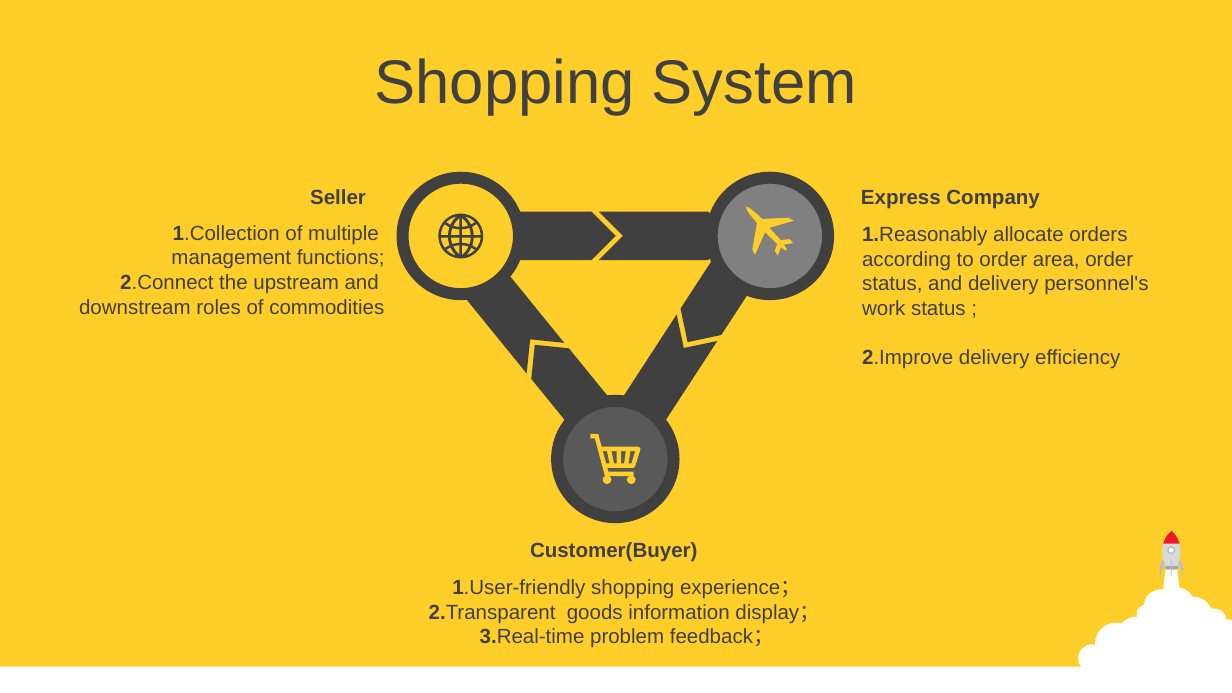
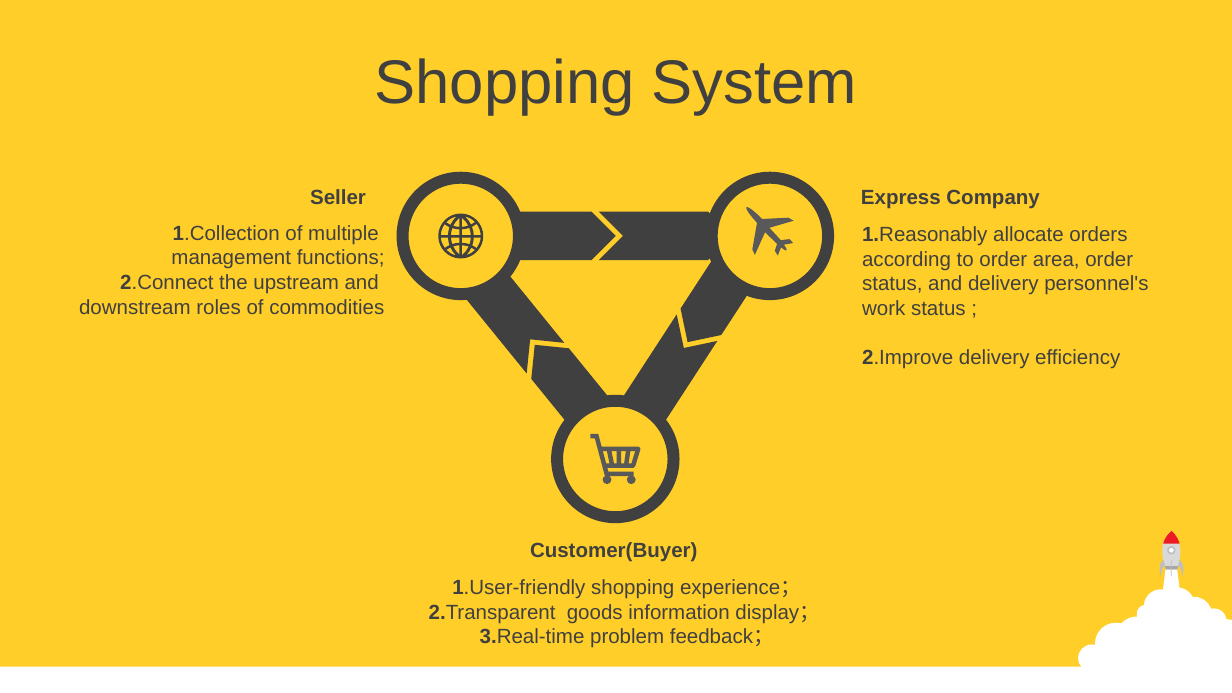
Before and after one commit to GavinZ183/FinalProject, a slide deck: slide 3 of 5100final.pptx. Drawn at 1232x693 pixels with LibreOffice and Linux fonts; fonts in the diff are those of the drawing. Boxes give left, top, right and bottom in pixels: in the first picture for what was removed or moved away, otherwise in the second. Text is boxed around its words. In the diff, an @@ line names an element or a change of style, - is before the commit and + after.

```diff
--- a/5100final.pptx
+++ b/5100final.pptx
@@ ellipse at (712, 177, 828, 293): fill #808080 to #FFCE29 @@
@@ freeform shape at (747, 207, 793, 255): fill #FFCE29 to #595959 @@
@@ ellipse at (557, 400, 673, 516): fill #595959 to #FFCE29 @@
@@ freeform shape at (590, 434, 641, 484): fill #FFCE29 to #595959 @@
```
Also in this commit, not shown: 2 slides added, 1 slide removed, 2 other files.
